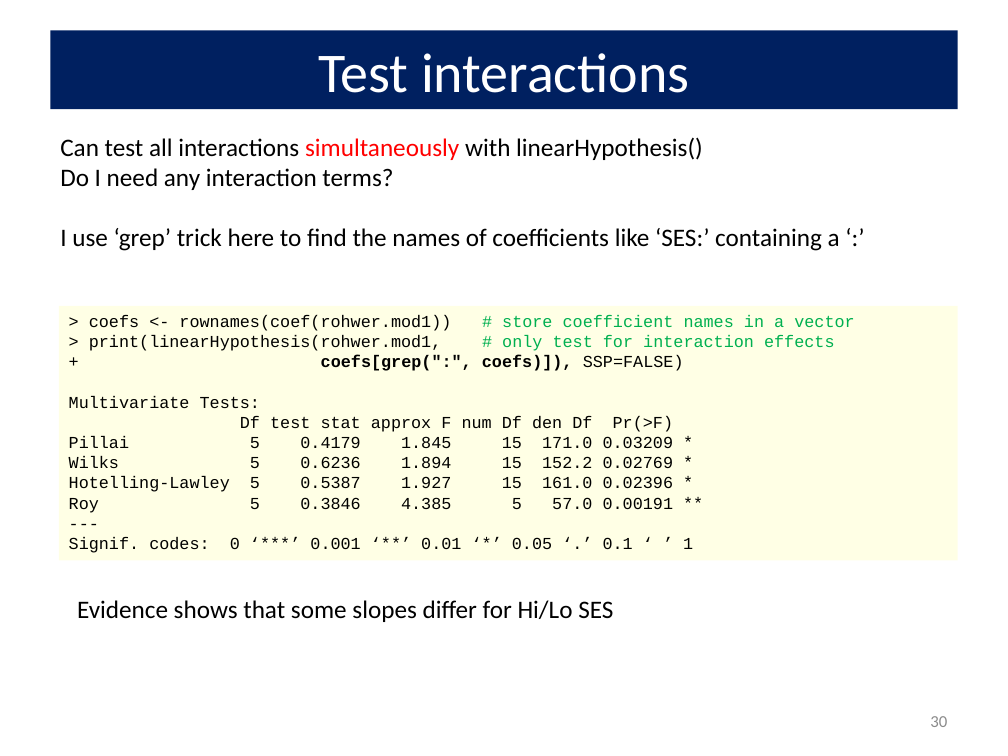
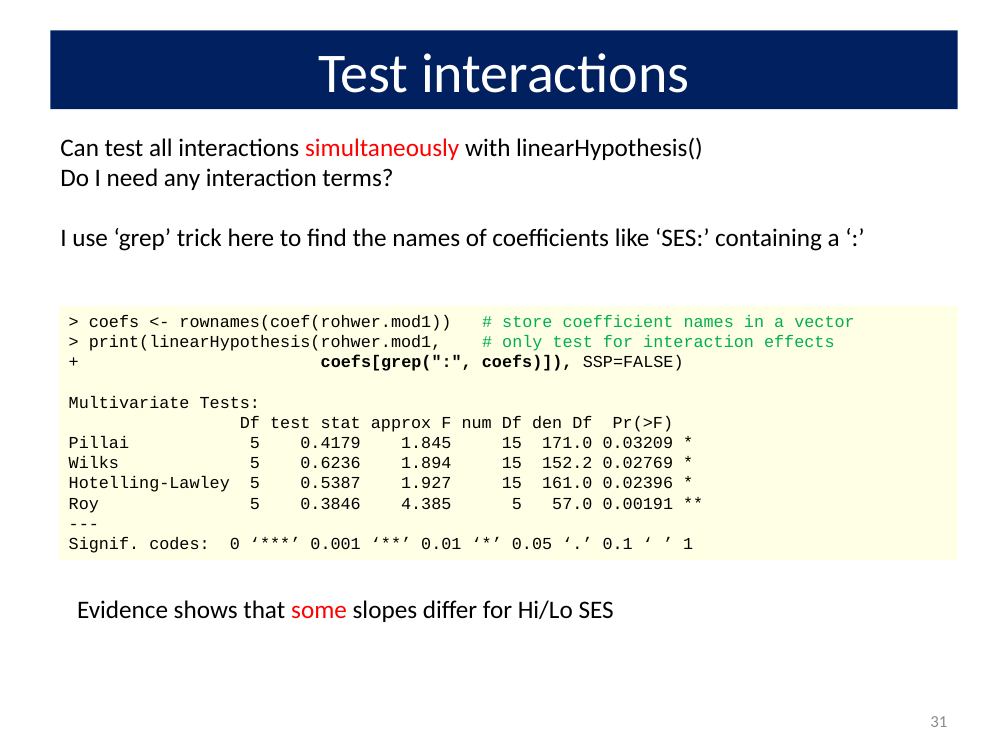
Before and after one commit to friendly/VisMLM-course, a slide deck: slide 31 of lectures/lecture3.pptx (slide 30 before the commit). Drawn at 1008x756 pixels with LibreOffice and Linux fonts; fonts in the diff are those of the drawing. Boxes give left, top, right and bottom in pixels: in the first picture for what was removed or moved away, otherwise in the second. Text is boxed around its words. In the diff, an @@ line names an element or a change of style, - is before the commit and + after.

```diff
--- a/lectures/lecture3.pptx
+++ b/lectures/lecture3.pptx
@@ text "Evidence shows that some slopes ..." at <box>77,600,614,622</box>: text colour #000000 to #FF0000 in "some" @@
@@ page number at <box>930,716,947,727</box>: text changed @@
-30
+31
```
Also in this commit, not shown: 4 other slides changed, 3 slides added, 5 other files.
